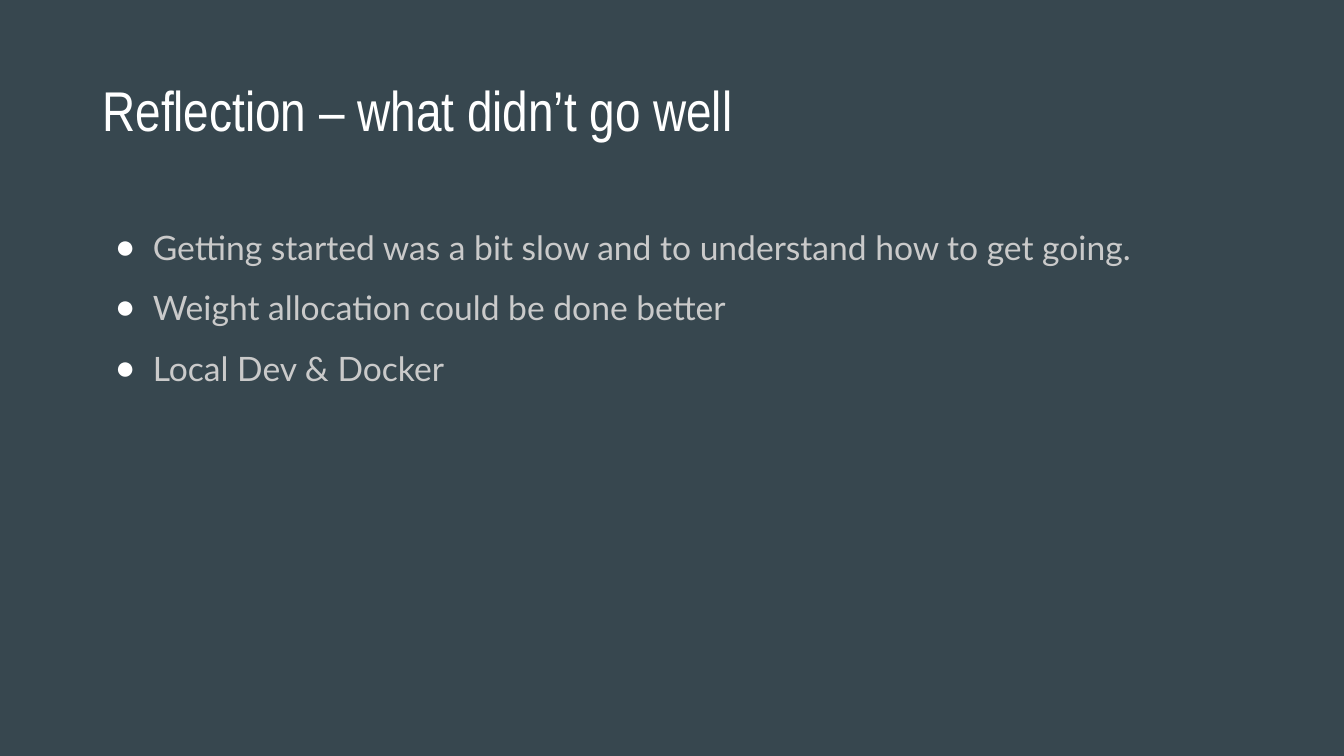
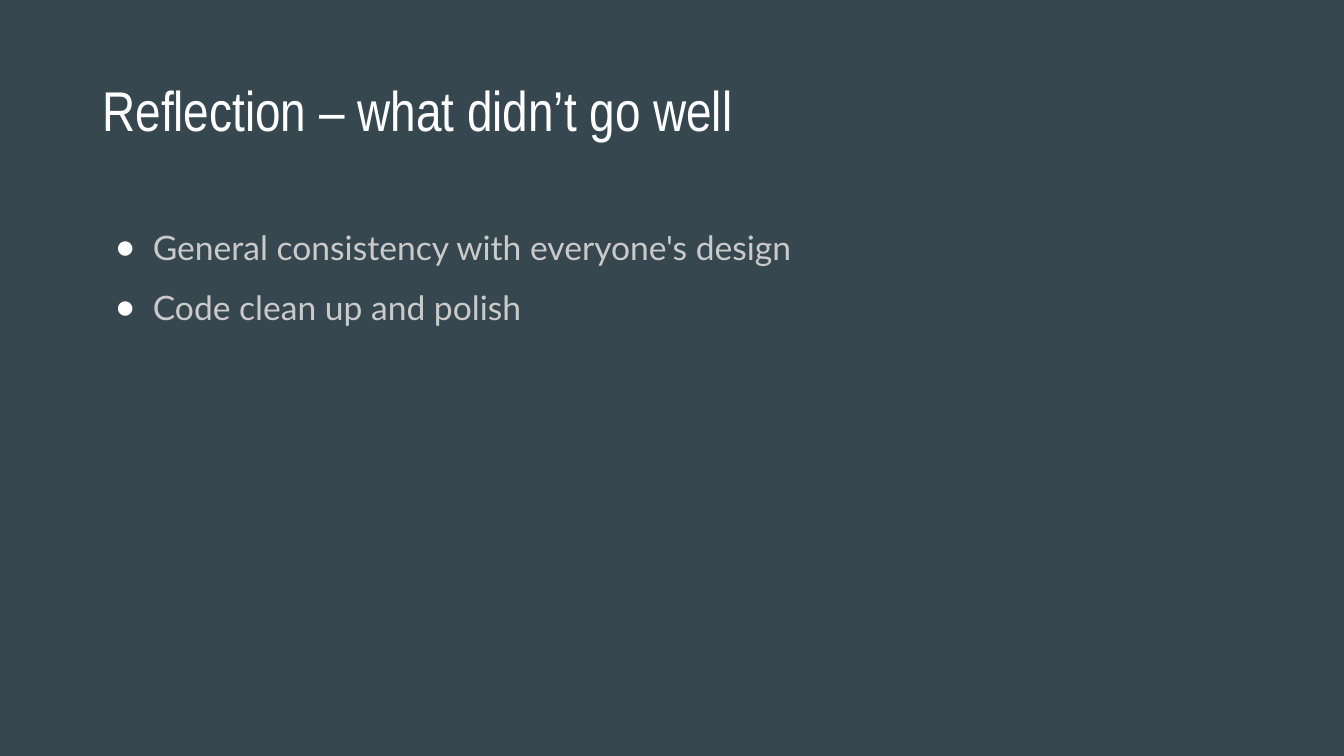
Before and after one commit to rehan-code/Game-Library-Web-App, a slide deck: slide 10 of CIS4250_Retrospective.pptx. Drawn at 1344x756 pixels with LibreOffice and Linux fonts; fonts in the diff are those of the drawing. Boxes give left, top, right and bottom in pixels: in the first picture for what was removed or moved away, otherwise in the second. Text is boxed around its words. In the diff, an @@ line names an element or a change of style, - is before the commit and + after.

```diff
--- a/CIS4250_Retrospective.pptx
+++ b/CIS4250_Retrospective.pptx
@@ text at (153,235,791,326): text changed @@
-● Getting started was a bit slow and to understand how to get going.
-● Weight allocation could be done better
-● Local Dev & Docker
+● General consistency with everyone's design
+● Code clean up and polish
```
Also in this commit, not shown: 10 other slides changed, 1 slide added, 1 slide removed.
